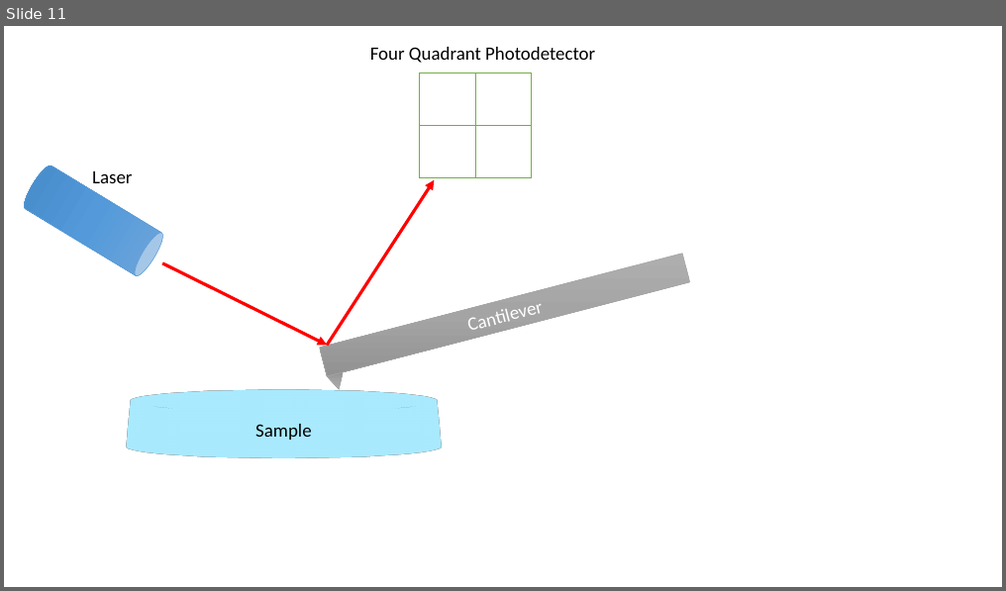
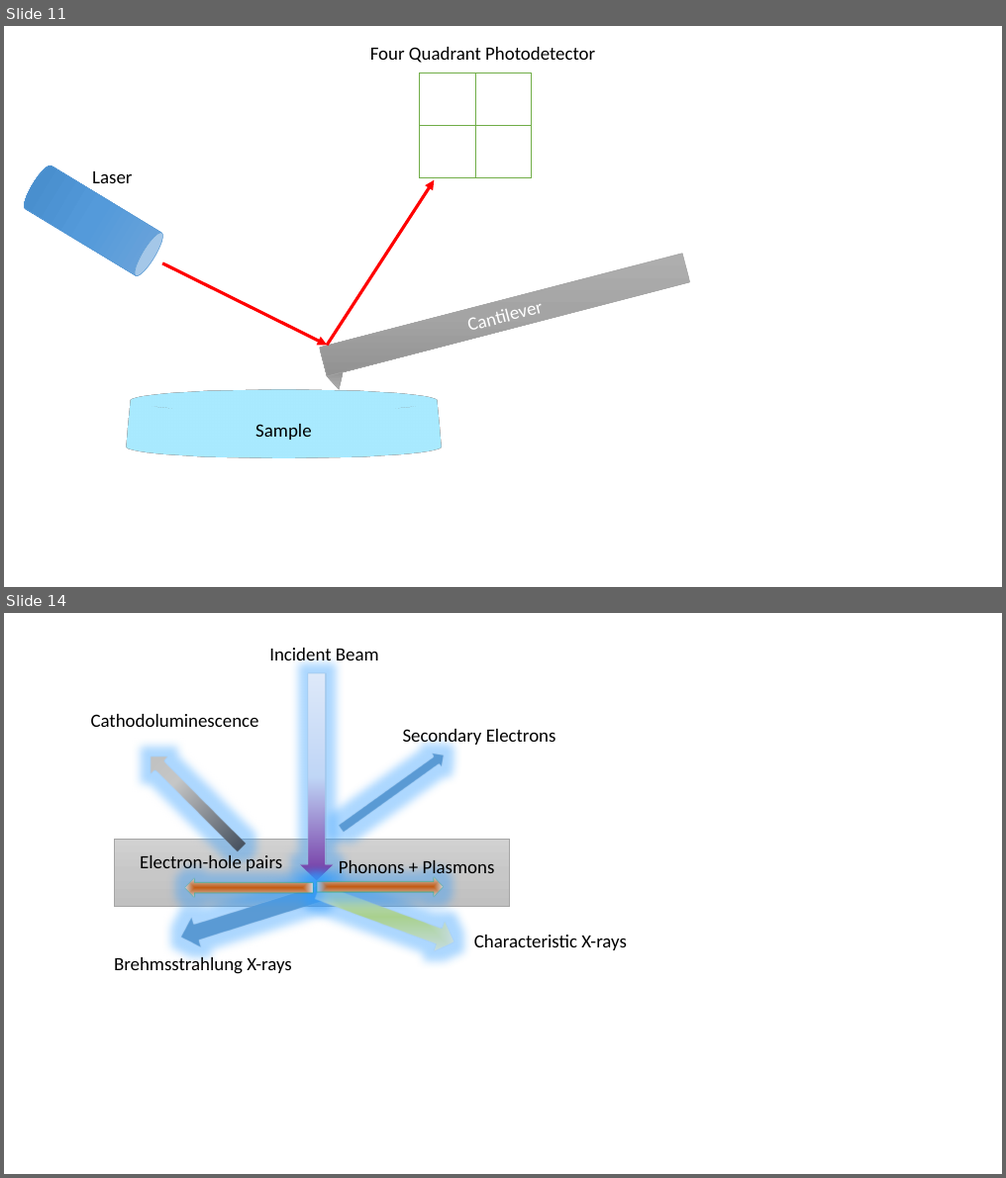
Before and after one commit to cr458/Thesis, a slide deck: Figures1.pptx. Shown one above the other, each under a label of ours: slide 11 before the commit, slides 11 and 14 after it; the slides between them are not shown. The pictures are 1006x591 and 1006x1178 pixels, drawn with LibreOffice and Linux fonts; fonts in the diff are those of the drawing. Boxes give left, top, right and bottom in pixels: in the first picture for what was removed or moved away, otherwise in the second. Text is boxed around its words. In the diff, an @@ line names an element or a change of style, - is before the commit and + after.

```diff
--- a/Figures1.pptx
+++ b/Figures1.pptx
@@ slide 14 added at [4, 613, 1002, 1174], background #FFFFFF @@
@@ text added at [269, 648, 379, 666], 18 pt, text #000000 @@
+Incident Beam
@@ down arrow added at [299, 673, 334, 881], fill gradient #7030A0 to #C2D8F8 to #E1EBFB, outline #9DC3E6 1 pt @@
@@ text added at [91, 714, 259, 727], 18 pt, text #000000 @@
+Cathodoluminescence
@@ text added at [403, 729, 556, 747], 18 pt, text #000000 @@
+Secondary Electrons
@@ down arrow added at [142, 748, 251, 858], fill gradient #333F50 to #C8C8C8 to #C0C0C0, outline #9DC3E6 1 pt @@
@@ down arrow added at [335, 748, 449, 837], fill #5B9BD5, outline #9DC3E6 1 pt @@
@@ rectangle added at [114, 839, 509, 906], fill gradient #D2D2D2 to #C8C8C8 to #C0C0C0, outline #A5A5A5 0.5 pt @@
@@ text added at [140, 853, 282, 871], 18 pt, text #000000 @@
+Electron-hole pairs
@@ down arrow added at [174, 876, 325, 954], fill #5B9BD5, outline #9DC3E6 1 pt @@
@@ down arrow added at [185, 876, 313, 898], fill gradient #C55A11 to #CEE1F2, outline #00B050 1 pt @@
@@ down arrow added at [311, 875, 460, 958], fill gradient #A9D18E to #CEE1F2, outline #9DC3E6 1 pt @@
@@ down arrow added at [317, 876, 444, 897], fill gradient #C55A11 to #CEE1F2, outline #00B050 1 pt @@
@@ text added at [339, 858, 495, 878], 18 pt, text #000000 @@
+Phonons + Plasmons
@@ down arrow added at [300, 910, 334, 1057], outline #9DC3E6 1 pt @@
@@ text added at [474, 935, 627, 951], 18 pt, text #000000 @@
+Characteristic X-rays
@@ text added at [114, 956, 292, 974], 18 pt, text #000000 @@
+Brehmsstrahlung X-rays
```
Also in this commit, not shown: 2 other slides added, 1 slide removed, 24 other files.
